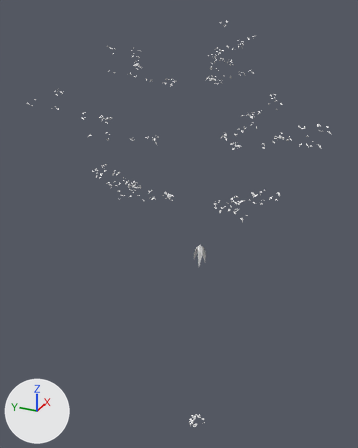
One commit to the OBJ model game/assets/models/plants/SM_Plant_CeibaEmergent_Canopy_LOD1.obj: the scene before it, then after it.
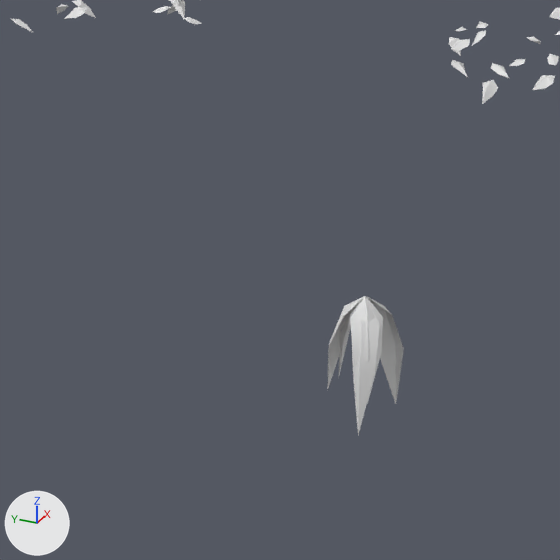
Each version is shown whole from a 50 mm camera at (-48.9, -19.3, 54.6) aimed at (3.6, 4.4, 28.3), then close up on the part from 39% to 65% of the width and 44% to 64% of the height. The lights are fixed; the arrows at lower left show +X, +Y and +Z. The first two pictures are the older version. Where no turn or scale is listed for an object, it has been applied to the vertices. Vertices at exactly the same position are counted once.

The first close-up shows 'SM_Plant_CeibaEmergent_Canopy_LOD1'.
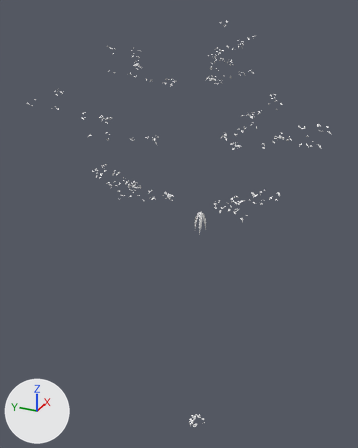
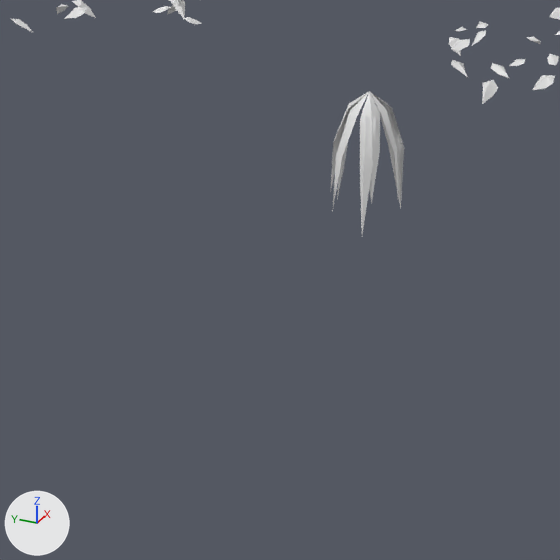
Edits to the bpy script that builds the scene:
```text
Change me_sm_plant_ceibaemergent_canopy_lod1:
    used by ob_sm_plant_ceibaemergent_canopy_lod1; location = (0.0, 0.0, 0.0)
    remove me_sm_plant_ceibaemergent_canopy_lod1.from_pydata(...)  # 3152 vertices, 3110 faces; spans x -9.1..15.8, y -13.4..18.1, z -0.1..51.9
    add me_sm_plant_ceibaemergent_canopy_lod1.from_pydata(...)  # 3173 vertices, 3134 faces; spans x -9.1..15.8, y -13.4..18.1, z -0.1..51.9
    me_sm_plant_ceibaemergent_canopy_lod1 part 1
    2 faces are deleted
    16 vertices in x -0.7..0.8, y -0.4..0.8, z 25.2..27.9 move by (0.0, 0.0, 4.3)
    3 vertices in x -0.2..0.3, y -0.4..0.3, z 26.9..27.6 move by (-0.1, 0.0, 4.3)
    3 vertices in x -0.5..0.3, y -0.4..0.4, z 26.6..27.5 move by (-0.1, 0.1, 4.3)
    14 vertices move from x -0.6..0.6, y -0.6..0.6, z 26.5..27.6 to x -0.6..0.6, y -0.5..0.7, z 30.8..31.9
    21 vertices are added at x -0.6..0.3, y -0.6..0.7, z 29.7..31.9
    26 new faces join them
```

Changed parts and their boxes [x1, y1, x2, y2] in the close-ups (560 x 560 px; the box of a moved part takes in the faces that stretch with it):
'SM_Plant_CeibaEmergent_Canopy_LOD1', reshaped
    before: [11, 0, 560, 435]
    after: [11, 0, 560, 234]
part 1 of me_sm_plant_ceibaemergent_canopy_lod1, moved or reshaped
    before: [328, 296, 404, 435]
    after: [330, 91, 404, 234]
